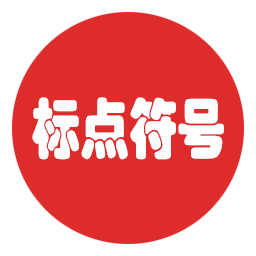
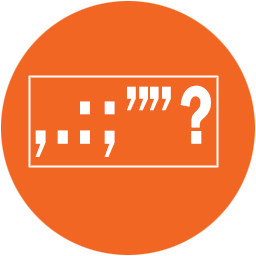
Layered file, before and after one edit (256x256). Changes by layer:
renamed "标点符号" to ", . : ; ”” ?", painted on it over [32, 85, 224, 160]
removed layer "图层 1" (was 95%) over [12, 12, 244, 244]
added layer "图层 3" above "图层 2" over [29, 76, 218, 167]
added layer "图层 2" over [1, 1, 255, 255]
